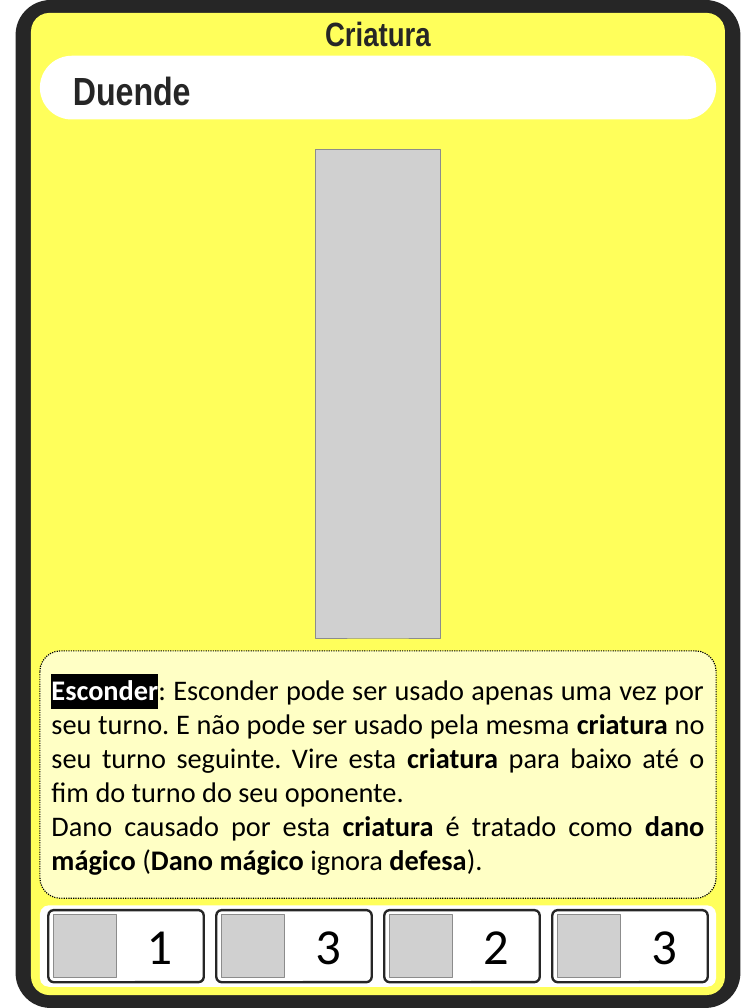
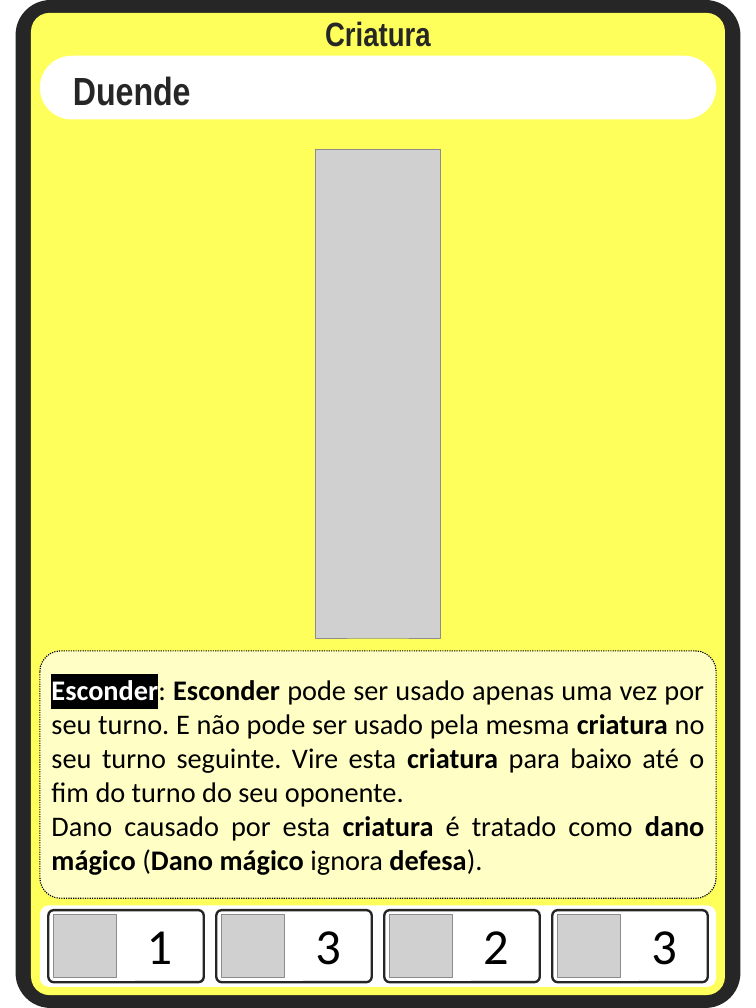
Before and after one commit to Aleyxom/Minimalist-Card-Game, a slide deck: slide 3 of slides tipos cartas/criaturas.pptx. Drawn at 756x1008 pixels with LibreOffice and Linux fonts; fonts in the diff are those of the drawing; grey boxes stand for pictures. Boxes give left, top, right and bottom in pixels: in the first picture for what was removed or moved away, otherwise in the second. Text is boxed around its words. In the diff, an @@ line names an element or a change of style, - is before the commit and + after.

```diff
--- a/slides tipos cartas/criaturas.pptx
+++ b/slides tipos cartas/criaturas.pptx
@@ text in rounded rectangle at (51,677,705,807): bold on in "Esconder" @@
```
Also in this commit, not shown: 1 other slide changed, 3 slides added, 8 other files.
